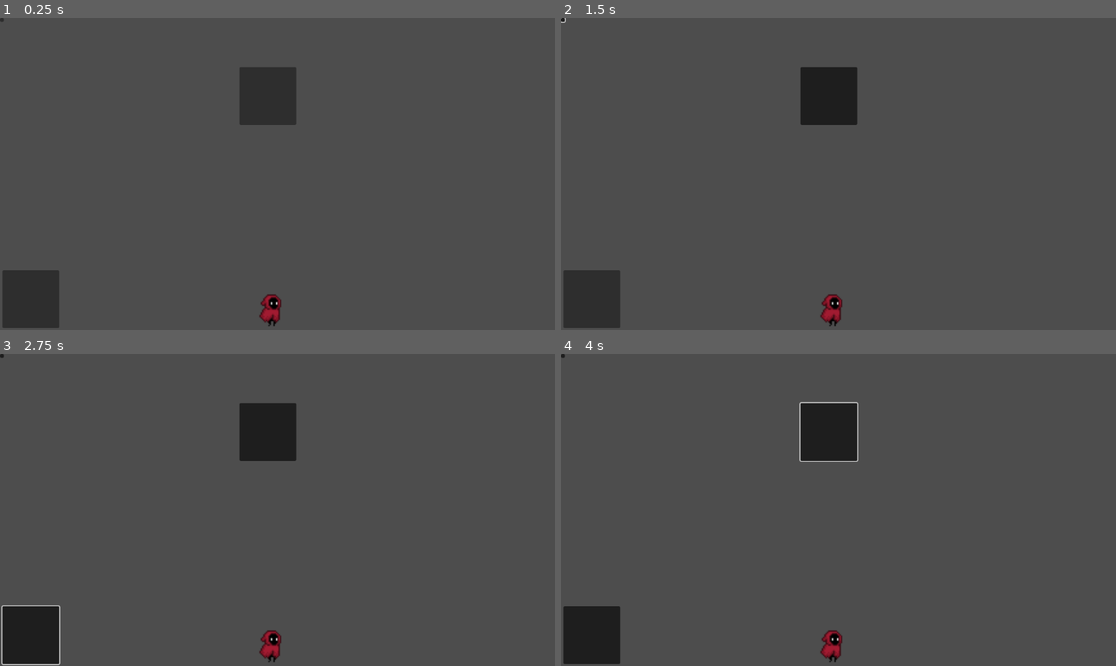
Above: before the commit, frames 1-4 (two rows, left to right).
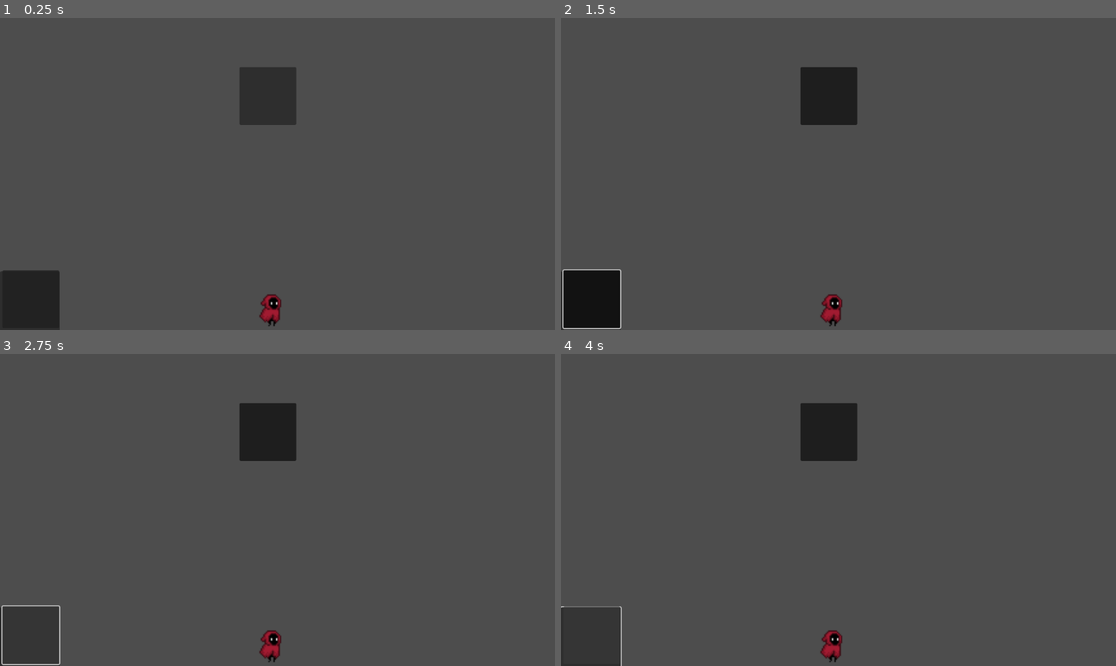
Above: after the commit, the same moments.

Repository: PerformX2/cruz_nicolas_tp1_582301MO
Game: Godot game, scene res://project.godot.tscn
Two runs of this game, one before a commit and one after it. Both use one fixed random seed, a clock stepped at 60 frames per second and the inputs below.
Inputs (mouse positions are in pixels of both pictures, inside the frame that each line leads up to; where the layout moved, square brackets give the same spot in the first picture):
- Up to frame 1 (0.25 s): no input
- Up to frame 2 (1.5 s): click (827, 96) at 0.5 s; click (588, 301) [561, 21] at 1.25 s
- Up to frame 3 (2.75 s): click (33, 634) at 2 s
- Up to frame 4 (4 s): tap Enter at 2.75 s; hold Right (ui_right) 2.78-3.53 s

The runs differ from the first frame. In frame 1, 0.2% of the frame differs, in the area x 0-11%, y 0-100%; in frame 2, 2.1%; in frame 3, 0.1%; in frame 4, 0.4%.

Commit message:
update 4

Diff:
--- a/projet_jeu_nico/project.godot.tscn
+++ b/projet_jeu_nico/project.godot.tscn
@@ -261,9 +261,14 @@
 grow_vertical = 2
 
 [node name="soundbutton1_interrupteur_toggle" type="Button" parent="."]
-layout_mode = 0
-offset_right = 8.0
-offset_bottom = 8.0
+layout_mode = 1
+anchors_preset = -1
+anchor_top = 0.812
+anchor_right = 0.108
+anchor_bottom = 1.0
+offset_top = -0.176025
+offset_right = -0.416
+offset_bottom = 2.0
 toggle_mode = true
 script = ExtResource("1_8vigj")
 metadata/void = false
